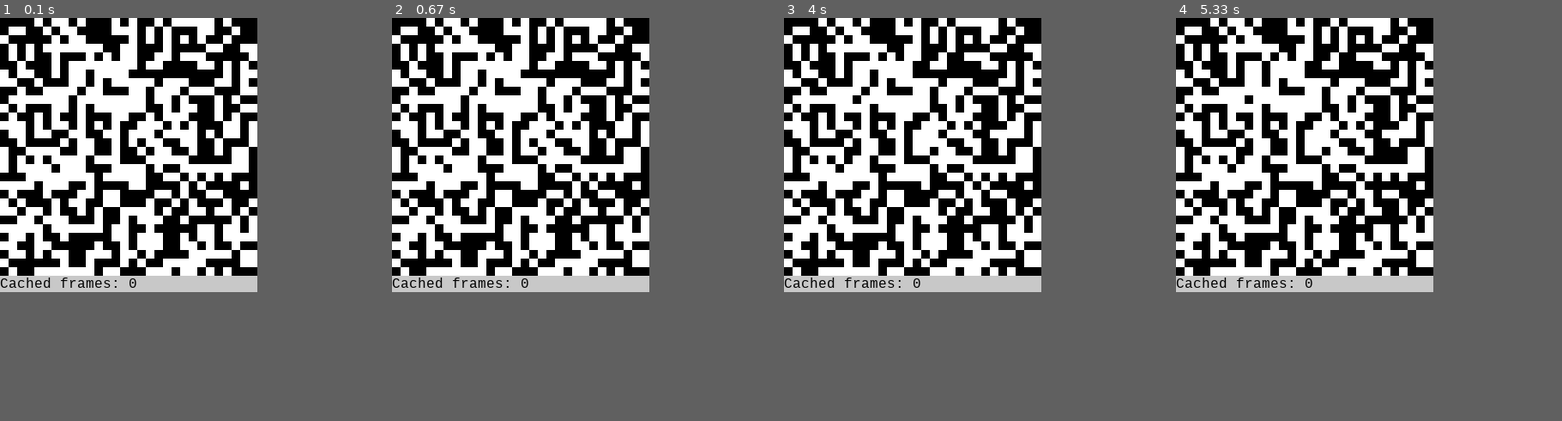
Above: before the commit, frames 1-4 (left to right).
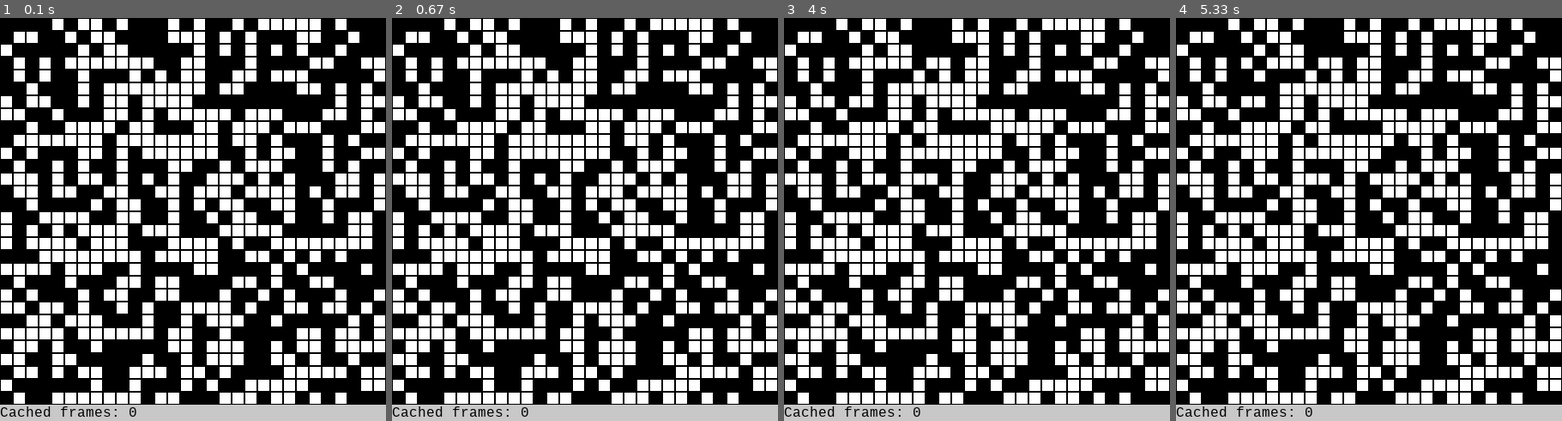
Above: after the commit, the same moments.

Repository: sillypantscoder/pygame_gameoflife
Game: pygame game, started from main.py
Same seed, same stepped clock (60 frames per second), same inputs: the game is played once before the commit and once after it.
Inputs (mouse positions are in pixels of both pictures, inside the frame that each line leads up to):
- Up to frame 1 (0.1 s): no input
- Up to frame 2 (0.67 s): click (519, 155) at 0.38 s
- Up to frame 3 (4 s): click (849, 159) at 0.72 s; click (949, 58) at 1.05 s; click (919, 62) at 1.38 s; click (915, 183) at 1.72 s; click (977, 199) at 2.05 s; click (980, 130) at 2.38 s; click (1007, 134) at 2.72 s; click (1004, 207) at 3.05 s; click (922, 142) at 3.38 s; click (857, 106) at 3.72 s
- Up to frame 4 (5.33 s): click (1372, 183) at 4.05 s; click (1264, 66) at 4.38 s; click (1392, 150) at 4.72 s; click (1253, 90) at 5.05 s
The window is 300x319 before the commit and 450x469 after it. Grey fills any space a smaller window leaves; there, only what the larger window draws over its background counts as a difference.

The runs differ from the first frame. In frame 1, 46% of the frame differs, in the area x 0-100%, y 0-100%; in frame 2, 46%; in frame 3, 46%; in frame 4, 46%.

Commit message:
Added different generators

Diff:
--- /dev/null
+++ b/generators/briansbrain.py
@@ -0,0 +1,10 @@
+STATES = [
+	lambda s, b: (s.eightDirections(b).count(1) == 2) * 1,
+	lambda s, b: 2,
+    lambda s, b: 0
+]
+COLORS = [
+	(255, 255, 255),
+	(0, 0, 0),
+    (0, 0, 255)
+]
--- a/gameoflife.py
+++ b/generators/gameoflife.py
@@ -2,3 +2,7 @@
 	lambda s, b: (s.eightDirections(b).count(1) == 3) * 1,
 	lambda s, b: (s.eightDirections(b).count(1) in [2, 3]) * 1
 ]
+COLORS = [
+	(255, 255, 255),
+	(0, 0, 0)
+]
--- /dev/null
+++ b/generators/virus.py
@@ -0,0 +1,24 @@
+def state0(cell, board):
+   e = cell.eightDirections(board)
+   if e.count(3) > 0: return 2
+   if e.count(2) > 0 and e.count(1) > 0: return 3
+   return (e.count(1) == 3) * 1
+
+def state1(cell, board):
+   e = cell.eightDirections(board)
+   if e.count(2) > 0: return 2
+   if e.count(1) == 8: return 2
+   return (e.count(1) == 3 or e.count(1) == 2) * 1
+
+STATES = [
+	lambda s, b: state0(s, b),
+	lambda s, b: state1(s, b),
+    lambda s, b: 0,
+    lambda s, b: 0
+]
+COLORS = [
+	(255, 255, 255),
+	(0, 0, 0),
+    (255, 0, 0),
+    (255, 165, 0)
+]
--- a/main.py
+++ b/main.py
@@ -1,7 +1,7 @@
 import pygame
 import random
 import threading
-from gameoflife import STATES
+from generators.gameoflife import STATES, COLORS
 
 class Cell:
 	exists: bool = True
@@ -114,7 +114,7 @@
 	if preloading: return # Already preloading
 	preloading = True
 	if not running: preloading = False
-	if len(BOARDCACHES) >= 100: preloading = False
+	#if len(BOARDCACHES) >= 100: preloading = False
 	if not preloading: return
 	t = threading.Thread(target=cache_frame, name="next_frame", args=[])
 	t.start()
@@ -128,7 +128,7 @@
 FONT = pygame.font.SysFont("monospace", 16)
 FONTHEIGHT = FONT.render("0", True, BLACK).get_height()
 
-CELLSIZE = 10
+CELLSIZE = 15
 BOARDSIZE = (30, 30)
 SCREENSIZE = [BOARDSIZE[0] * CELLSIZE, (BOARDSIZE[1] * CELLSIZE) + FONTHEIGHT]
 screen = pygame.display.set_mode(SCREENSIZE, pygame.RESIZABLE)
@@ -165,10 +165,8 @@
 		for y in range(BOARDSIZE[1]):
 			cellrect = pygame.Rect(x * CELLSIZE, y * CELLSIZE, CELLSIZE, CELLSIZE)
 			cell = BOARD[x][y]
-			if cell.state == 0:
-				pygame.draw.rect(screen, WHITE, cellrect)
-			elif cell.state == 1:
-				pygame.draw.rect(screen, BLACK, cellrect)
+			pygame.draw.rect(screen, COLORS[cell.state], cellrect)
+			pygame.draw.rect(screen, BLACK, cellrect, 1)
 	# Cache text and flip the screen
 	cachetext = FONT.render("Cached frames: " + str(len(BOARDCACHES)), True, BLACK)
 	screen.blit(cachetext, (0, SCREENSIZE[1] - cachetext.get_height()))
